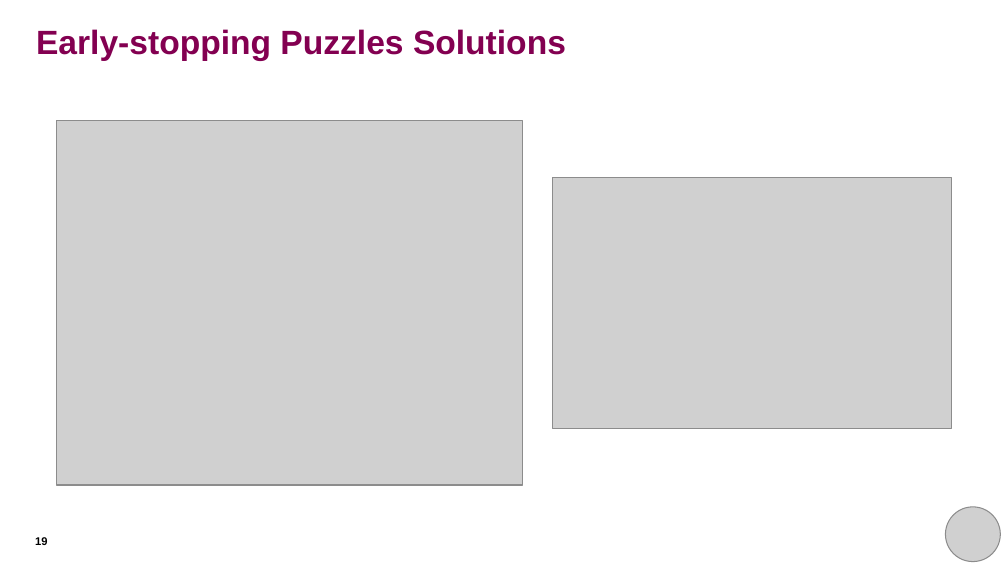
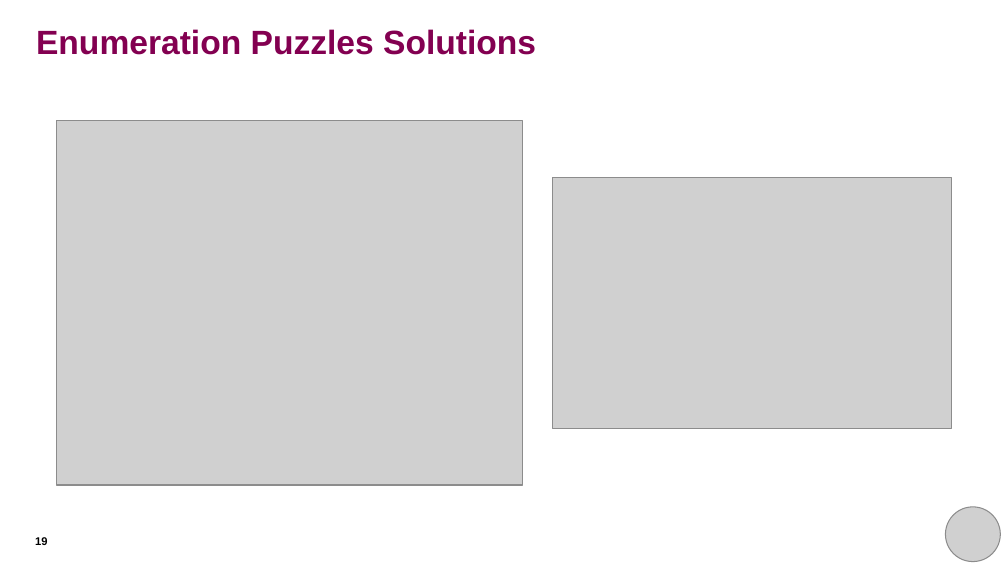
Before and after one commit to THargreaves/beginners-python, a slide deck: slide 19 of session_five/session_five_presentation.pptx. Drawn at 1008x567 pixels with LibreOffice and Linux fonts; fonts in the diff are those of the drawing; grey boxes stand for pictures. Boxes give left, top, right and bottom in pixels: in the first picture for what was removed or moved away, otherwise in the second. Text is boxed around its words. In the diff, an @@ line names an element or a change of style, - is before the commit and + after.

```diff
--- a/session_five/session_five_presentation.pptx
+++ b/session_five/session_five_presentation.pptx
@@ title at [36, 29, 536, 55]: text changed @@
-Early-stopping Puzzles Solutions
+Enumeration Puzzles Solutions
```
Also in this commit, not shown: 1 other slide changed.
